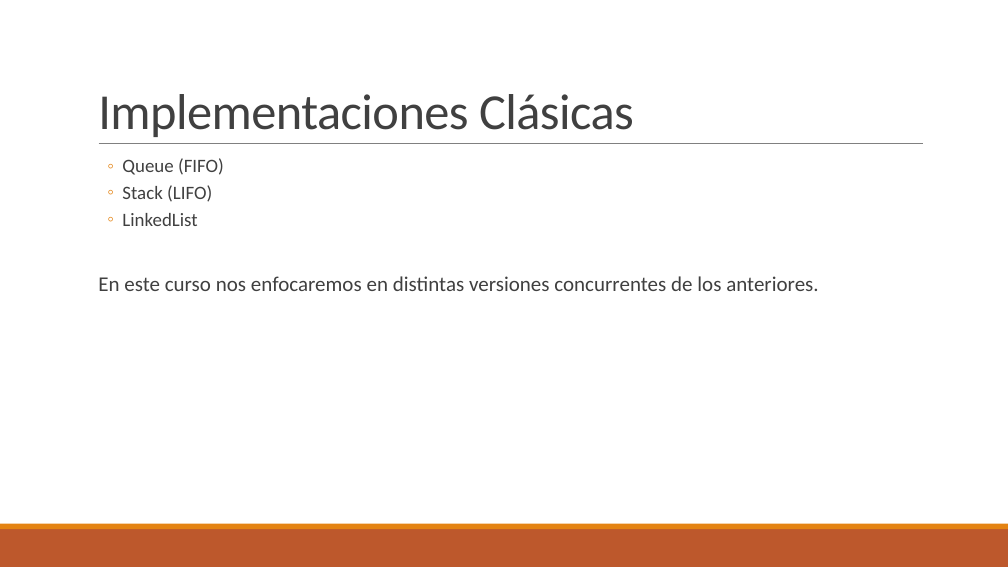
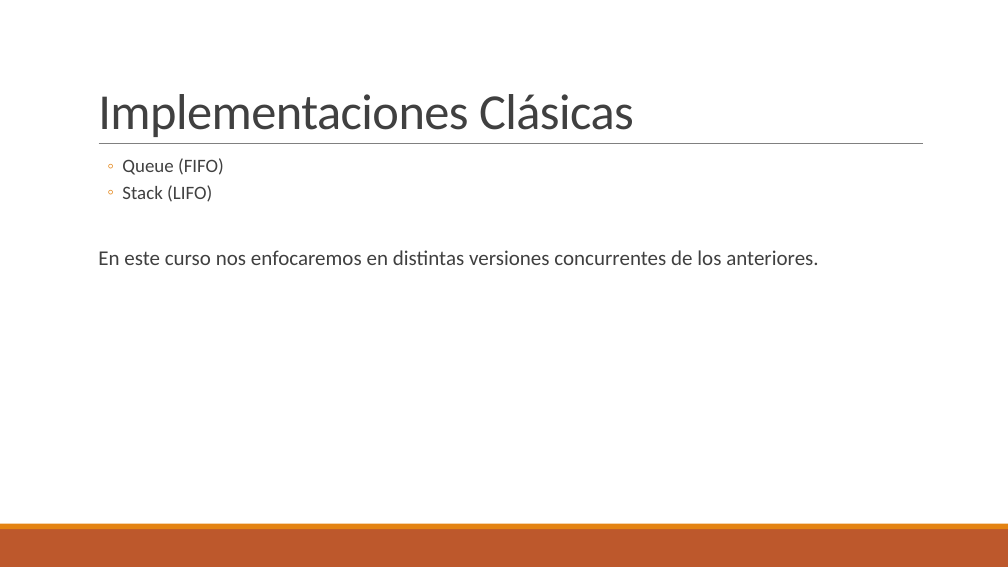
Before and after one commit to jibenede/concurrency-spinlocks, a slide deck: slide 4 of Pools.pptx. Drawn at 1008x567 pixels with LibreOffice and Linux fonts; fonts in the diff are those of the drawing. Boxes give left, top, right and bottom in pixels: in the first picture for what was removed or moved away, otherwise in the second. Text is boxed around its words. In the diff, an @@ line names an element or a change of style, - is before the commit and + after.

```diff
--- a/Pools.pptx
+++ b/Pools.pptx
@@ text at (x1=122, y1=213, x2=197, y2=226): paragraph removed @@
-  ◦ LinkedList
```
Also in this commit, not shown: 5 other files.
